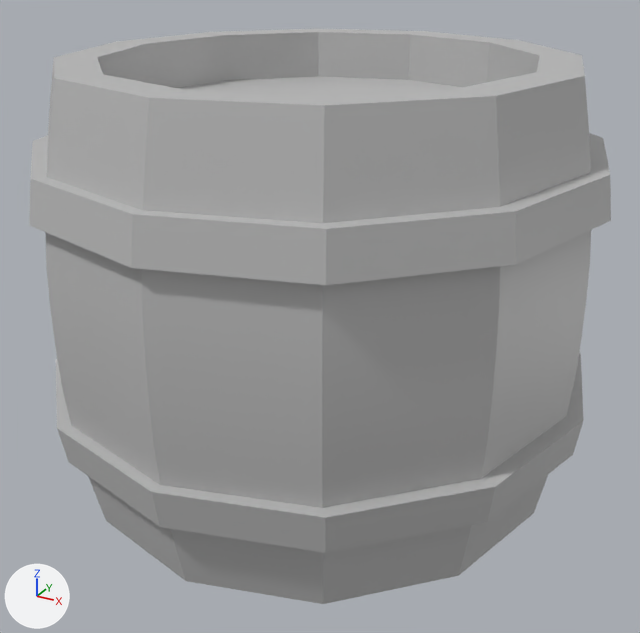
The FBX model lab04-texture/barril.fbx: old version first, new version second.
One viewpoint serves both versions: a 50 mm lens placed at (0.03599, -0.08006, 0.01955), pointed at (0.02387, -0.05802, 0.00854). The axes (+X, +Y, +Z) are drawn at lower left. The lights are the same throughout. Where no turn or scale is listed for an object, it has been applied to the vertices.

The first picture shows 'Barriu'.
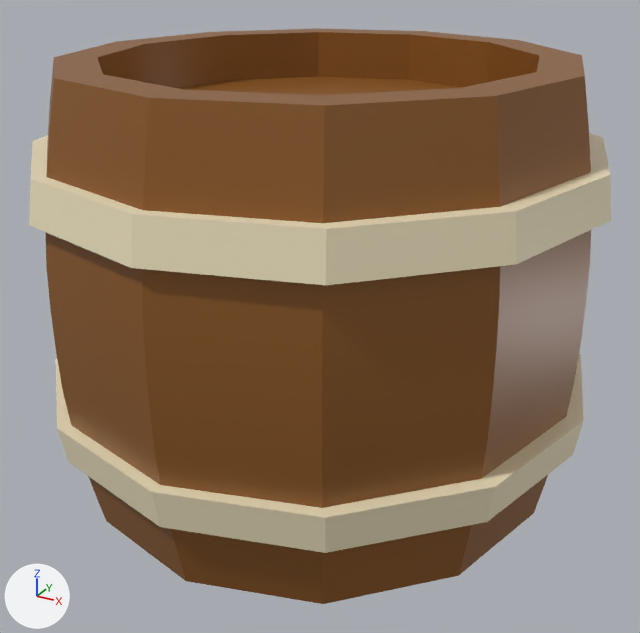
Boxes (x1, y1, x2, y2) around the edits, measured in the pictures (640 x 633 px):
```json
{"part": 1, "of": "me_mesh", "change": "recoloured", "before": [45, 28, 591, 604], "after": [45, 28, 591, 604], "on screen": "grey to brown"}
{"part": 2, "of": "me_mesh", "change": "recoloured", "before": [56, 353, 584, 553], "after": [56, 353, 584, 553], "on screen": "grey to beige"}
{"part": 3, "of": "me_mesh", "change": "recoloured", "before": [29, 133, 611, 285], "after": [29, 133, 611, 285], "on screen": "grey to beige"}
```

Scene script edits in JSON lines:
```json
{"op": "add", "block": "mat_aneis_barril", "code": ["mat_aneis_barril = principled_material('aneis_barril')", "mat_aneis_barril.base_color = (0.872, 0.771, 0.53)  # beige #f0e3c0", "mat_aneis_barril.roughness = 0.4"]}
{"op": "add", "block": "mat_madeira_barril", "code": ["mat_madeira_barril = principled_material('madeira_barril')", "mat_madeira_barril.base_color = (0.254, 0.0961, 0.0149)  # brown #8a5721", "mat_madeira_barril.roughness = 0.4"]}
{"block": "me_mesh", "where": "me_mesh.from_pydata(...)  # 242 vertices, 252 faces; spans x -0.0084..0.0084, y -0.0086..0.0086, z -0.0064..0.0065"}
{"block": "me_mesh", "where": "# used by ob_barriu; location = (0.0236, -0.05753, 0.00978)"}
{"block": "me_mesh", "change": "me_mesh part 1: 180 of the faces centred in x -0.0075..0.0075, y -0.0078..0.0078, z -0.0064..0.0065 switch from mat_lambert1 (grey #bcbcbc) to mat_madeira_barril (brown #8a5721)"}
{"block": "me_mesh", "change": "me_mesh part 2: all 36 faces centred in x -0.0078..0.0078, y -0.0079..0.0079, z -0.0041..-0.0029 switch from mat_lambert1 (grey #bcbcbc) to mat_aneis_barril (beige #f0e3c0)"}
{"block": "me_mesh", "change": "me_mesh part 3: all 36 faces centred in x -0.0078..0.0078, y -0.0079..0.0079, z 0.0029..0.0041 switch from mat_lambert1 (grey #bcbcbc) to mat_aneis_barril (beige #f0e3c0)"}
```
